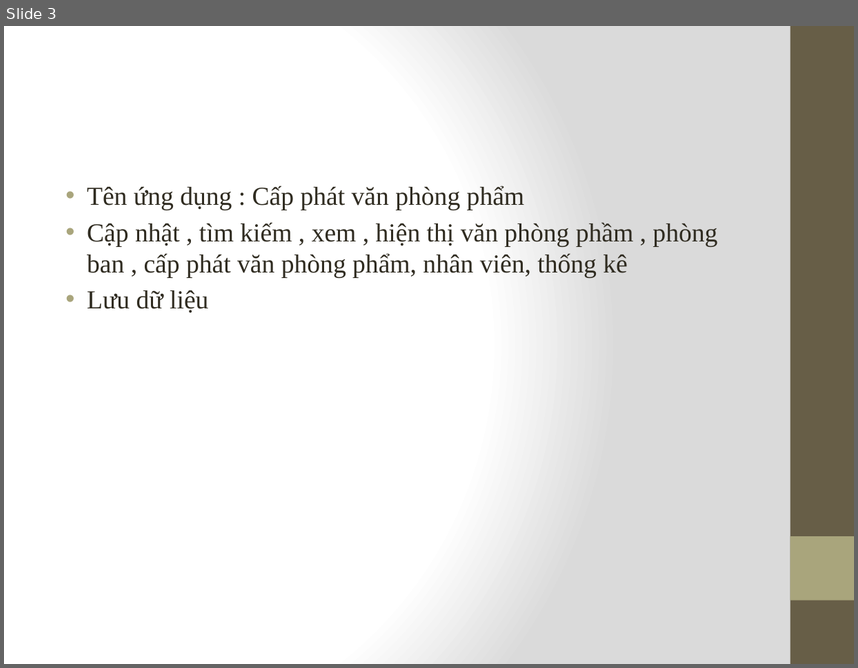
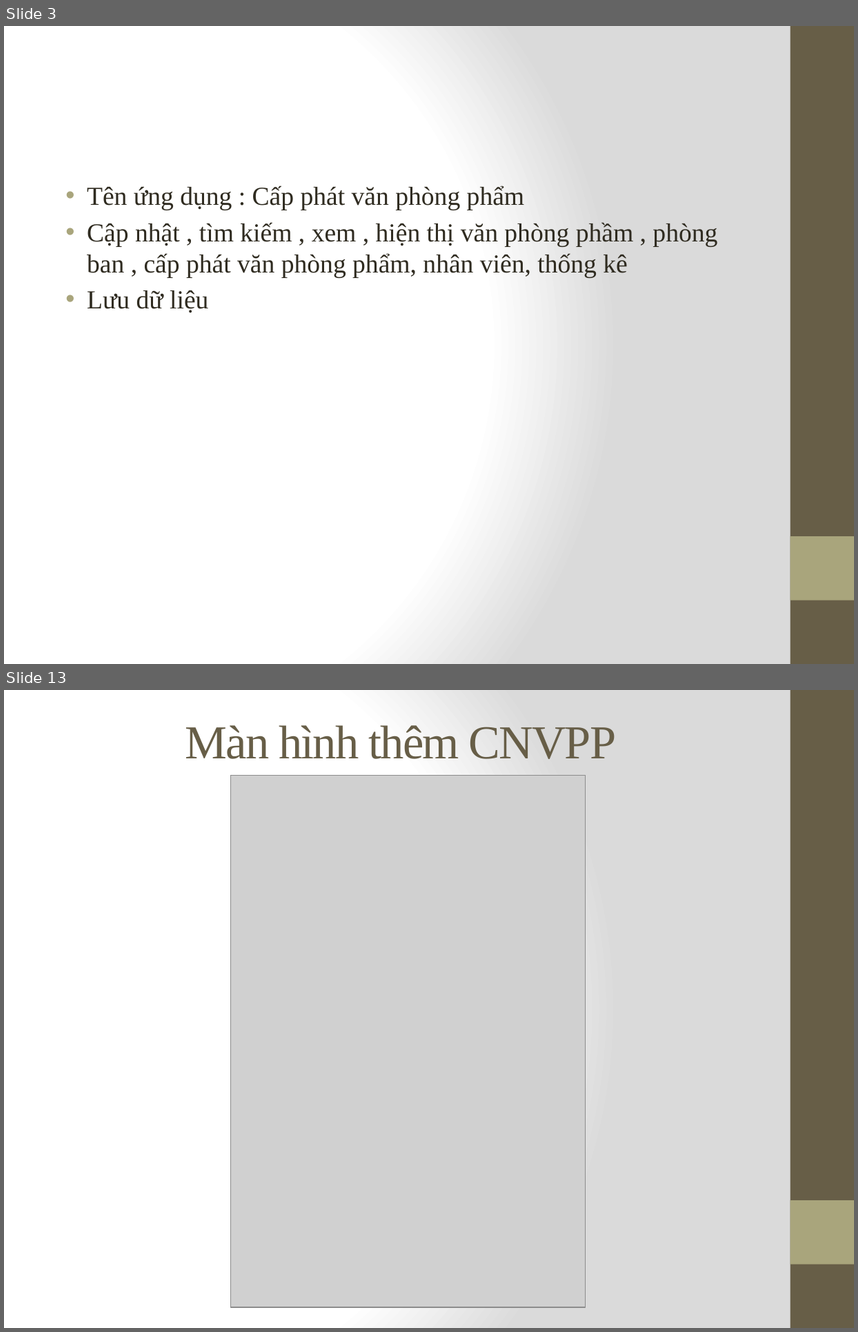
Before and after one commit to thien414/DD2, a slide deck: Baocao.pptx. Shown one above the other, each under a label of ours: slide 3 before the commit, slides 3 and 13 after it; the slides between them are not shown. The pictures are 858x668 and 858x1332 pixels, drawn with LibreOffice and Linux fonts; fonts in the diff are those of the drawing; grey boxes stand for pictures. Boxes give left, top, right and bottom in pixels: in the first picture for what was removed or moved away, otherwise in the second. Text is boxed around its words. In the diff, an @@ line names an element or a change of style, - is before the commit and + after.

```diff
--- a/Baocao.pptx
+++ b/Baocao.pptx
@@ slide 13 added at (4,690,854,1328), background gradient #FFFFFF to #DADADA; not listed: 2 template elements that a slide beside it also shows @@
@@ title added at (185,725,617,759), 40 pt, text #675E47 @@
+Màn hình thêm CNVPP
@@ picture added at (231,775,586,1307) @@
```
Also in this commit, not shown: 1 slide changed, 11 other slides added, 11 slides removed.
